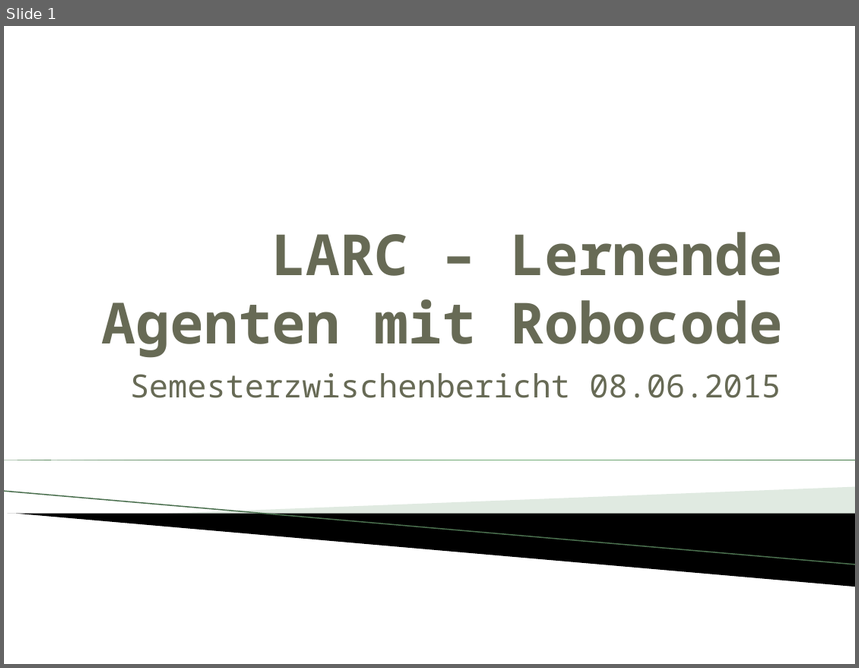
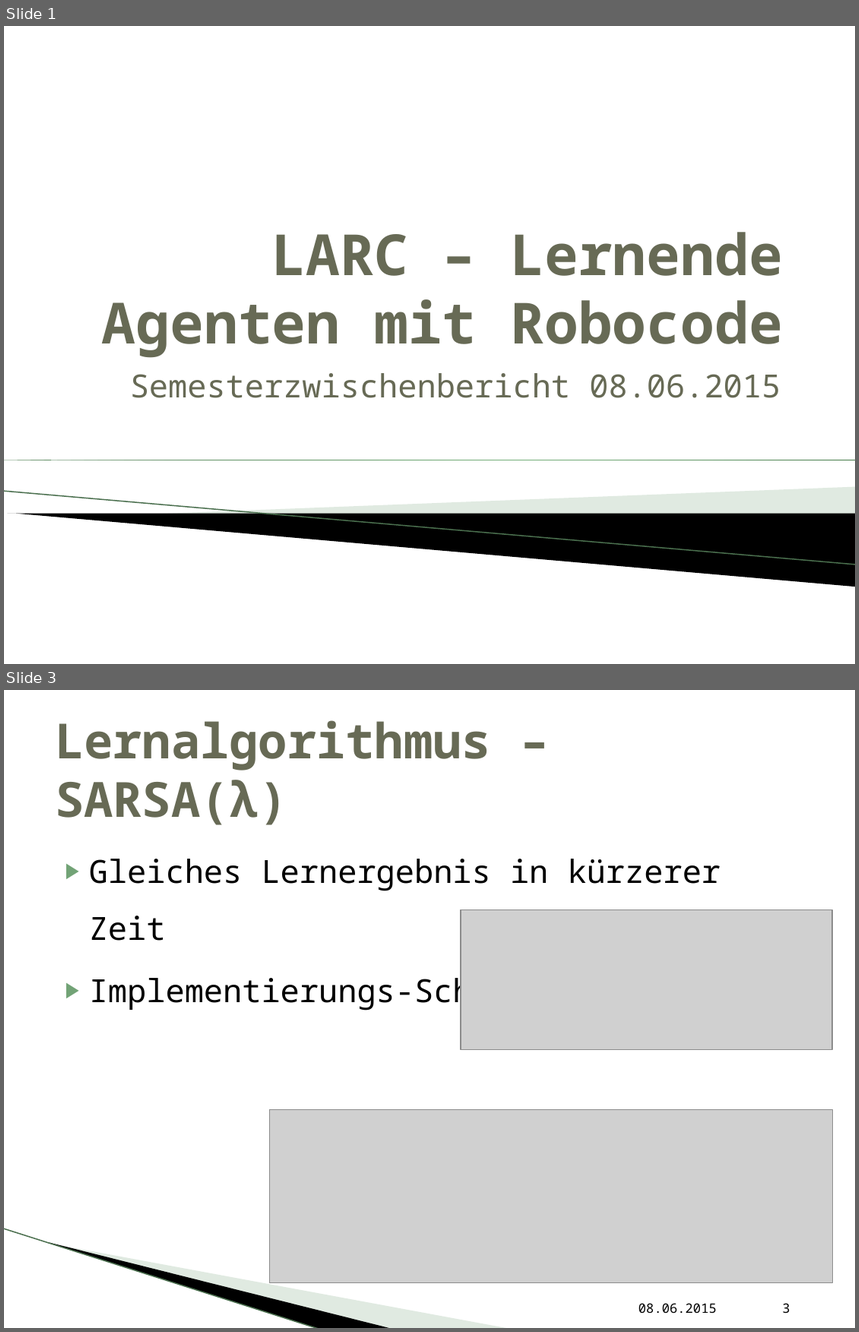
Before and after one commit to vikwin/HAW-LernendeAgenten_RC, a slide deck: Präsentation/OliViktor.pptx. Shown one above the other, each under a label of ours: slide 1 before the commit, slides 1 and 3 after it; the slides between them are not shown. The pictures are 859x668 and 859x1332 pixels, drawn with LibreOffice and Linux fonts; fonts in the diff are those of the drawing; grey boxes stand for pictures; background and template pictures are left out. Boxes give left, top, right and bottom in pixels: in the first picture for what was removed or moved away, otherwise in the second. Text is boxed around its words. In the diff, an @@ line names an element or a change of style, - is before the commit and + after.

```diff
--- a/Präsentation/OliViktor.pptx
+++ b/Präsentation/OliViktor.pptx
@@ slide 3 added at <box>4,690,855,1328</box>, background #FFFFFF @@
@@ title added at <box>55,720,491,825</box>, 41 pt, text #676A55, bold @@
+Lernalgorithmus – SARSA(λ)
@@ text added at <box>89,859,721,1011</box>, 27 pt, text #000000 @@
+▶ Gleiches Lernergebnis in kürzerer Zeit
+▶ Implementierungs-Schwierigkeiten
@@ picture added at <box>461,910,833,1050</box> @@
@@ picture added at <box>269,1110,832,1284</box> @@
@@ line added from (4, 1229) to (320, 1328), #ACC6AE 0.95 pt @@
@@ freeform shape added at <box>49,1243,393,1328</box>, fill #000000 @@
@@ freeform shape added at <box>51,1243,510,1328</box>, fill #B3CBB5 at 40% opacity @@
@@ text added at <box>639,1303,717,1313</box>, 11 pt, text #000000 @@
+08.06.2015
@@ page number added at <box>782,1303,790,1313</box>, 11 pt, text #000000 @@
+3
```
Also in this commit, not shown: 1 slide changed, 5 other slides added, 2 other files.
